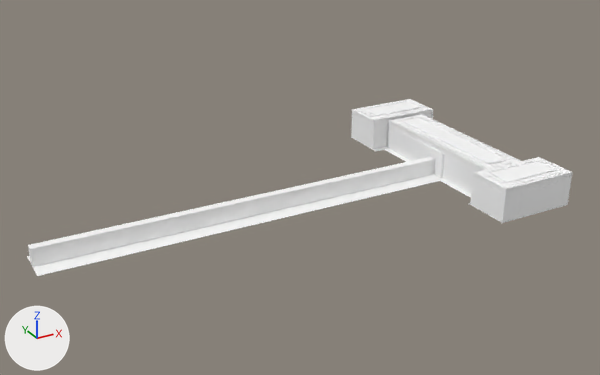
A saved change to the glTF model src/assets/duveen_gallery.glb.
Camera for both pictures: a 50 mm camera at (-501.0, -599.2, 319.1) aimed at (-173.9, -4.4, 21.8). The axes (+X, +Y, +Z) are drawn at lower left. The lights are the same throughout. Objects named as collision shapes, trigger or cutter boxes, shadow casters or lower levels of detail are left out. Where no turn or scale is listed for an object, it has been applied to the vertices. Vertices at the same position are counted once.

In view in the first picture: 'center', 'side', 'side.001'.
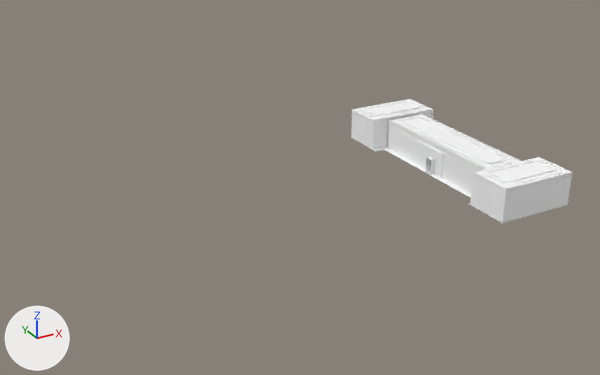
Changed parts and their boxes [x1, y1, x2, y2] in the pictures (600 x 375 px):
'center', reshaped
    before: [27, 113, 521, 276]
    after: [384, 113, 521, 198]
part 1 of me_duveen_empty_2_026, deleted
    before: [27, 158, 440, 276]

Edits to the bpy script that builds the scene:
```text
Change me_duveen_empty_2_026:
    used by ob_center; location = (0.0, 0.0, 0.0)
    remove me_duveen_empty_2_026.from_pydata(...)  # 2229 vertices, 3837 faces; spans x -409.0..24.0, y -85.0..88.0, z 3.0..36.0
    add me_duveen_empty_2_026.from_pydata(...)  # 2223 vertices, 3827 faces; spans x -28.0..24.0, y -85.0..88.0, z 3.0..36.0
    me_duveen_empty_2_026 part 1
    6 vertices are removed from x -409.0, y -18.0..17.0, z 3.0..19.0
    10 faces are deleted
```
